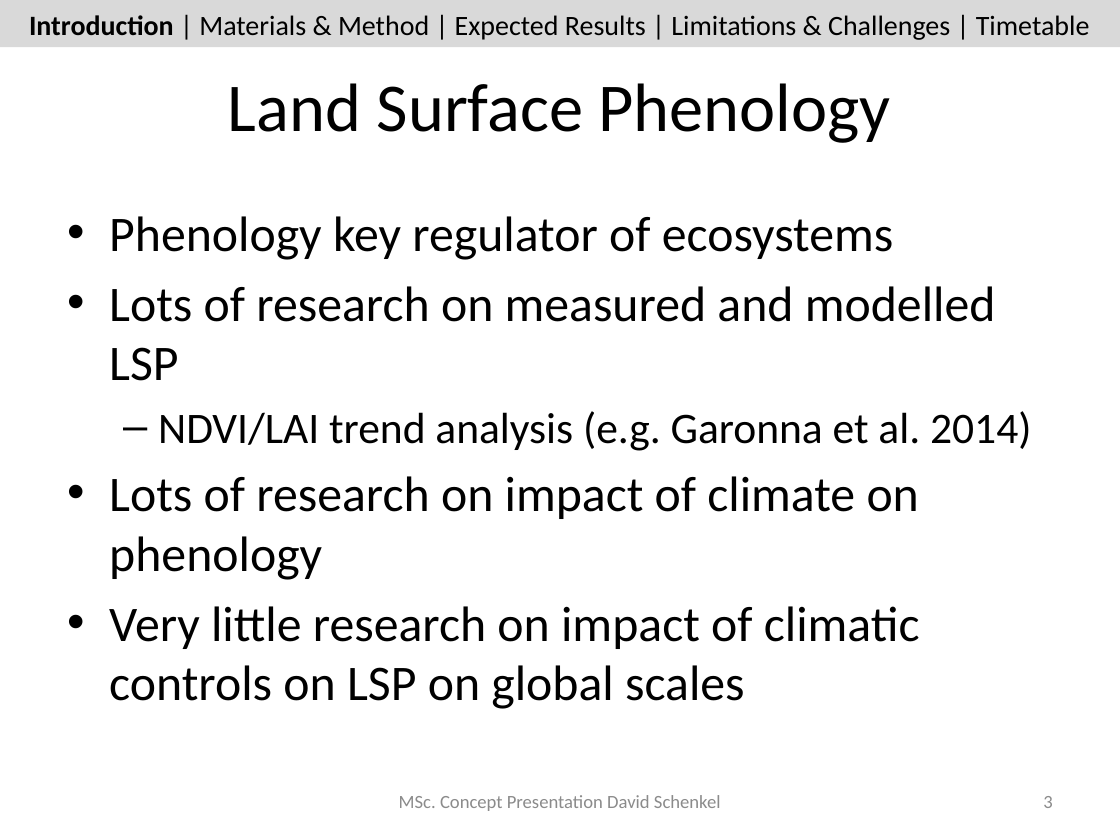
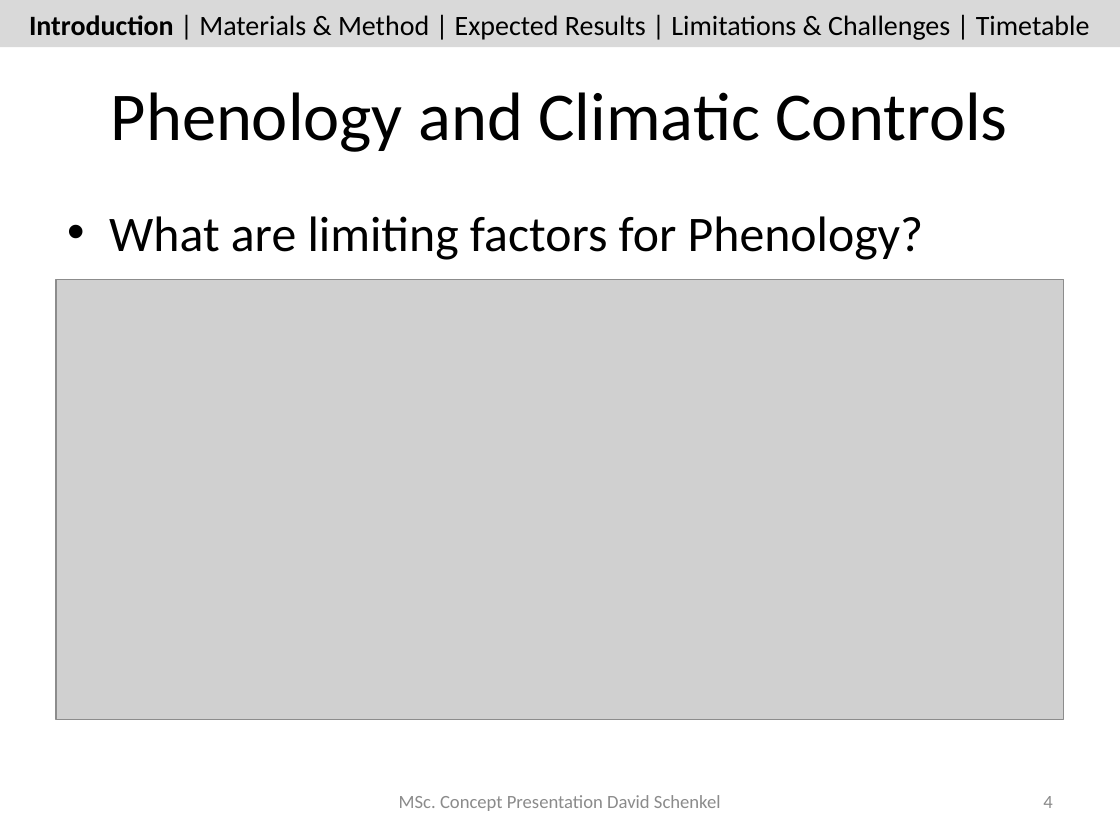
Before and after one commit to dschenkel/geo511, a slide deck: slide 4 of concept_presentation.pptx (slide 3 before the commit). Drawn at 1120x840 pixels with LibreOffice and Linux fonts; fonts in the diff are those of the drawing; grey boxes stand for pictures. Boxes give left, top, right and bottom in pixels: in the first picture for what was removed or moved away, otherwise in the second. Text is boxed around its words. In the diff, an @@ line names an element or a change of style, - is before the commit and + after.

Commit message:
presentation
presentation

```diff
--- a/concept_presentation.pptx
+++ b/concept_presentation.pptx
@@ title at [111, 92, 1008, 152]: text changed @@
-Land Surface Phenology
+Phenology and Climatic Controls
@@ text at [109, 216, 924, 260]: text changed @@
-• Phenology key regulator of ecosystems
-• Lots of research on measured and modelled LSP
-  – NDVI/LAI trend analysis (e.g. Garonna et al. 2014)
-• Lots of research on impact of climate on phenology
-• Very little research on impact of climatic controls on LSP on global scales
+• What are limiting factors for Phenology?
@@ picture added at [56, 279, 1064, 719] @@
@@ page number at [1043, 796, 1052, 808]: text changed @@
-3
+4
```
Also in this commit, not shown: 2 slides added.
